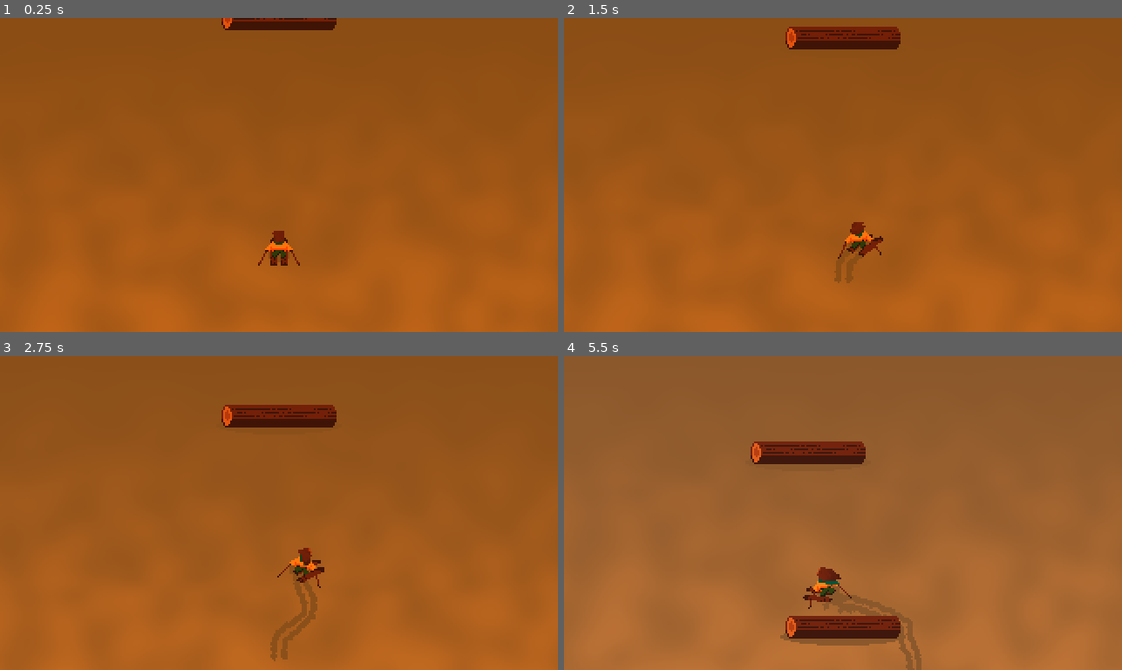
Above: before the commit, frames 1-4 (two rows, left to right).
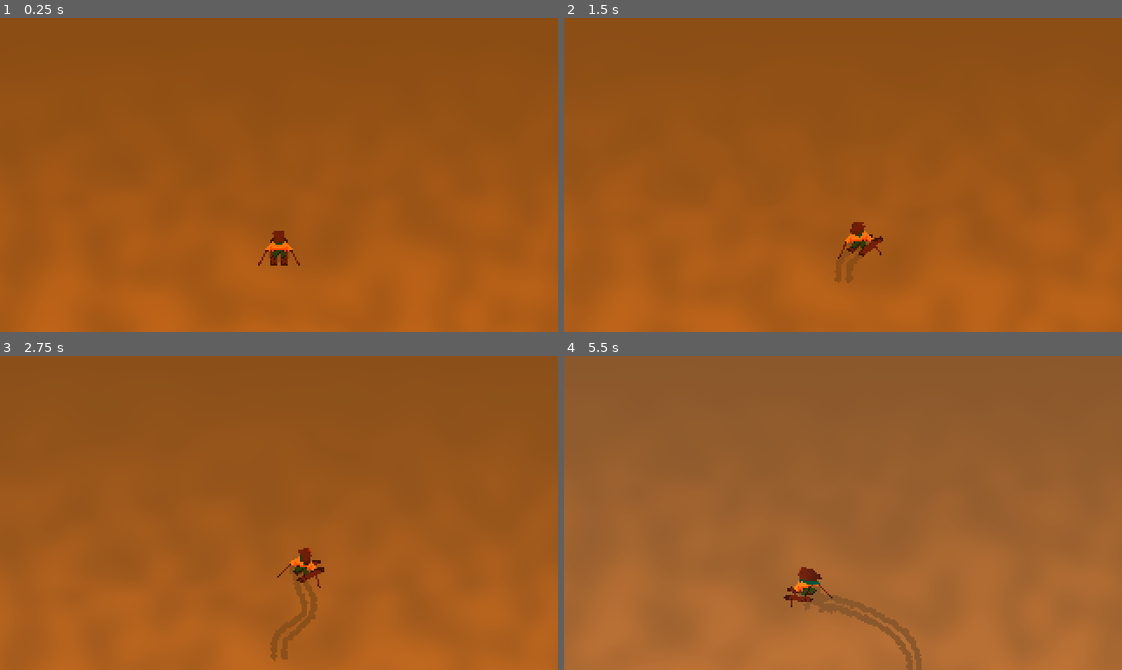
Above: after the commit, the same moments.

Repository: nemene21/Skiing-Game
Game: Godot game, scene res://scenes/game/game.tscn
The game is run twice, just before and just after one commit, with the same random seed, the same clock (stepped at 60 frames per second) and the same inputs.
Inputs:
- Up to frame 1 (0.25 s): no input
- Up to frame 2 (1.5 s): hold D (right) 0.53-1.28 s; hold A (left) from 1.28 s (still down)
- Up to frame 3 (2.75 s): release A (left) at 2.03 s; hold D (right) from 2.03 s (still down)
- Up to frame 4 (5.5 s): release D (right) at 2.78 s; hold W (up) 2.78-3.53 s; hold A (left) from 3.53 s (still down)

The runs differ from the first frame. In frame 1, 0.8% of the frame differs, in the area x 39-61%, y 0-4%; in frame 2, 1.5%; in frame 3, 1.5%; in frame 4, 4.7%, in the area x 33-64%, y 27-100%.
Error after the commit: Parse Error: Not all code paths return a value. (res://scenes/game/Generator.gd:49)

Commit message:
tree generation

Diff:
--- a/scenes/game/Generator.gd
+++ b/scenes/game/Generator.gd
@@ -2,9 +2,12 @@
 
 @export var amplitude := 128.0
 @export var frequency := 1.0
+@export var track_width := 180.0
 
 @onready var scene := get_parent()
 @onready var log_scene := preload("res://scenes/game/obstacles/log/log.tscn")
+
+@onready var noise := FastNoiseLite.new()
 
 func _ready() -> void:
 	generate.call_deferred()
@@ -13,7 +16,6 @@
 	var points := 10.0
 	var length := 1000.0
 
-	var noise := FastNoiseLite.new()
 	for i in points:
 		var pos := length * (i / points)
 		var noise_value := noise.get_noise_1d(pos * frequency) * amplitude
@@ -22,3 +24,27 @@
 		add_sibling(log)
 
 		log.global_position = Vector2(noise_value + 160, -pos)
+
+		var chunk = Node2D.new()
+		chunk.global_position = Vector2(noise_value + 160, -pos)
+		generate_tree_patch(chunk, 96, length / points, Vector2(
+			-track_width, 0
+		))
+		generate_tree_patch(chunk, 128, length / points, Vector2(
+			track_width, 0
+		))
+		chunk.y_sort_enabled = true
+
+		add_sibling(chunk)
+
+@onready var tree_scene := preload("res://scenes/game/tree.tscn")
+func generate_tree_patch(node: Node, width: float, height: float, offset: Vector2 = Vector2.ZERO) -> void:
+	for i in (width * height) / 256:
+		var tree = tree_scene.instantiate()
+		node.add_child(tree)
+
+		tree.position = Vector2(randf_range(-width*.5, width*.5), randf_range(-height*.5, height*.5))
+		tree.position += offset
+
+func get_noise(dist: float) -> float:
+	pass
--- a/scenes/game/game.gd
+++ b/scenes/game/game.gd
@@ -3,6 +3,7 @@
 @onready var camera := $Camera2D
 @onready var player := $Player
 @onready var snow_gradient := $Camera2D/SnowGradient
+@onready var generator := $Generator
 
 func _ready() -> void:
 	VfxManager.set_target(self)
--- a/scenes/game/game.tscn
+++ b/scenes/game/game.tscn
@@ -104,3 +104,6 @@
 
 [node name="Generator" type="Node" parent="."]
 script = ExtResource("5_kj4e4")
+amplitude = null
+frequency = null
+track_width = null
--- a/scenes/game/obstacles/log/log.tscn
+++ b/scenes/game/obstacles/log/log.tscn
@@ -19,7 +19,7 @@
 colliders = [NodePath("../CollisionShape2D")]
 
 [node name="Hitbox" parent="." instance=ExtResource("1_ju7es")]
-height = 10.0
+height = 6.0
 
 [node name="CollisionShape2D" type="CollisionShape2D" parent="Hitbox"]
 shape = SubResource("RectangleShape2D_gfn2k")
